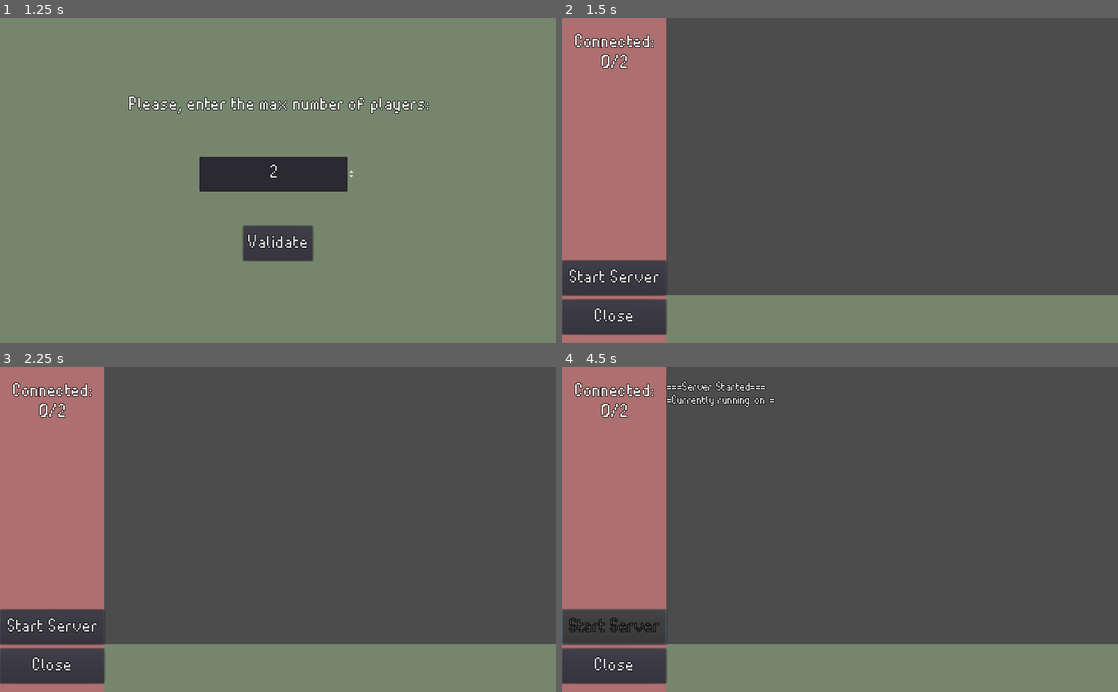
Above: before the commit, frames 1-4 (two rows, left to right).
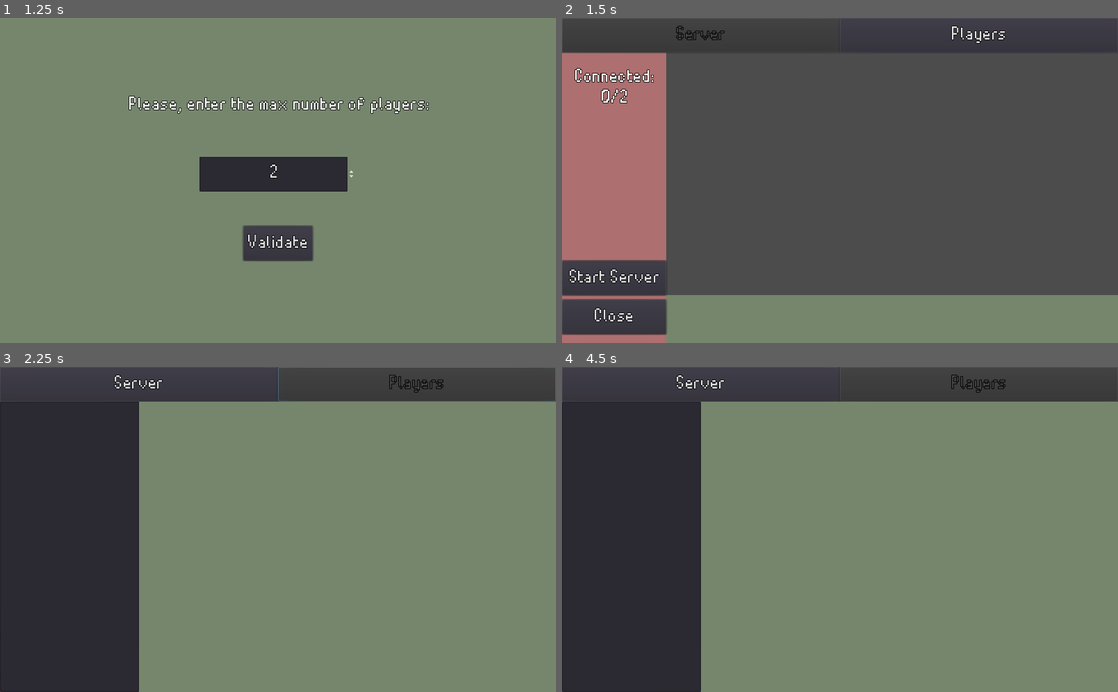
Above: after the commit, the same moments.

Repository: YoAMIOT/Boattle
Game: Godot game, scene res://scenes/Server.tscn
Two runs of this game, one before a commit and one after it. Both use one fixed random seed, a clock stepped at 60 frames per second and the inputs below.
Inputs (mouse positions are in pixels of both pictures, inside the frame that each line leads up to):
- Up to frame 1 (1.25 s): click (417, 34) at 0.5 s, where only the run after the commit has a clickable "Players"
- Up to frame 2 (1.5 s): click "Validate" at 1.25 s
- Up to frame 3 (2.25 s): click (417, 383) at 2 s, where only the run after the commit has a clickable "Players"
- Up to frame 4 (4.5 s): click (701, 383) at 2.75 s, where only the run after the commit has a clickable "Server"; click (979, 383) at 3.5 s, where only the run after the commit has a clickable "Players"; click "Start Server" at 4.25 s

Frame 1 is identical in both runs. In frame 2, 3.0% of the frame differs, in the area x 0-98%, y 0-27%; in frame 3, 77%; in frame 4, 78%, in the area x 0-100%, y 0-100%.

Commit message:
Added a players tab on server-side

Diff:
--- a/BoattleServer/scenes/Server.tscn
+++ b/BoattleServer/scenes/Server.tscn
@@ -1,6 +1,7 @@
-[gd_scene load_steps=5 format=2]
-
-[ext_resource path="res://scripts/Log.gd" type="Script" id=2]
+[gd_scene load_steps=6 format=2]
+
+[ext_resource path="res://scripts/UI/Ui.gd" type="Script" id=1]
+[ext_resource path="res://scripts/UI/Log.gd" type="Script" id=2]
 [ext_resource path="res://ressources/font/TiwipiFontSmall.tres" type="DynamicFont" id=3]
 [ext_resource path="res://scripts/Server.gd" type="Script" id=4]
 [ext_resource path="res://ressources/theme/buttonTheme.tres" type="Theme" id=5]
@@ -11,6 +12,7 @@
 [node name="Ui" type="Control" parent="."]
 anchor_right = 1.0
 anchor_bottom = 1.0
+script = ExtResource( 1 )
 __meta__ = {
 "_edit_use_anchors_": false
 }
@@ -22,7 +24,8 @@
 polygon = PoolVector2Array( 192, 546.133, 832, 546.133, 832, 640, 192, 640 )
 
 [node name="ActionBg" type="Polygon2D" parent="Ui"]
-scale = Vector2( 1, 0.9375 )
+position = Vector2( 0, 64 )
+scale = Vector2( 1, 0.8375 )
 color = Color( 0.682353, 0.439216, 0.439216, 1 )
 polygon = PoolVector2Array( 192, 0, 192, 640, 0, 640, 0, 0 )
 
@@ -71,10 +74,12 @@
 
 [node name="Log" type="RichTextLabel" parent="Ui"]
 anchor_left = 0.187
+anchor_top = 0.107
 anchor_right = 1.0
 anchor_bottom = 0.853
 margin_left = 0.511993
-margin_bottom = 0.199982
+margin_top = -0.200005
+margin_bottom = 0.200012
 custom_fonts/normal_font = ExtResource( 3 )
 bbcode_enabled = true
 scroll_following = true
@@ -84,8 +89,12 @@
 }
 
 [node name="ConnectedPeersLabel" type="Label" parent="Ui"]
-margin_right = 192.0
-margin_bottom = 128.0
+anchor_top = 0.107
+anchor_right = 0.187
+anchor_bottom = 0.32
+margin_top = -0.200005
+margin_right = 0.511993
+margin_bottom = -1.52588e-05
 theme = ExtResource( 5 )
 text = "Connected: 200/200"
 align = 1
@@ -94,6 +103,52 @@
 __meta__ = {
 "_edit_use_anchors_": false
 }
+
+[node name="ServerTabButton" type="Button" parent="Ui"]
+anchor_right = 0.5
+anchor_bottom = 0.107
+margin_bottom = -0.200005
+theme = ExtResource( 5 )
+disabled = true
+toggle_mode = true
+pressed = true
+text = "Server"
+__meta__ = {
+"_edit_use_anchors_": false
+}
+
+[node name="PlayersTabButton" type="Button" parent="Ui"]
+anchor_left = 0.5
+anchor_right = 1.0
+anchor_bottom = 0.107
+margin_bottom = -0.200005
+theme = ExtResource( 5 )
+toggle_mode = true
+text = "Players"
+__meta__ = {
+"_edit_use_anchors_": false
+}
+
+[node name="PlayersTab" type="Control" parent="Ui"]
+visible = false
+anchor_top = 0.107
+anchor_right = 1.0
+anchor_bottom = 1.0
+margin_top = -0.200005
+__meta__ = {
+"_edit_use_anchors_": false
+}
+
+[node name="Bg" type="Polygon2D" parent="Ui/PlayersTab"]
+position = Vector2( 25.6, -3118.53 )
+scale = Vector2( 1.2, 5.71021 )
+color = Color( 0.466667, 0.529412, 0.431373, 1 )
+polygon = PoolVector2Array( 192, 546.133, 832, 546.133, 832, 640, 192, 640 )
+
+[node name="PlayersList" type="ItemList" parent="Ui/PlayersTab"]
+anchor_right = 0.25
+anchor_bottom = 1.0
+theme = ExtResource( 5 )
 
 [node name="MaxPlayerMenu" type="Control" parent="Ui"]
 anchor_right = 1.0
@@ -165,5 +220,7 @@
 
 [connection signal="pressed" from="Ui/StartServer" to="." method="_on_StartServer_pressed"]
 [connection signal="pressed" from="Ui/Close" to="." method="_on_Close_pressed"]
+[connection signal="toggled" from="Ui/ServerTabButton" to="Ui" method="_on_ServerTabButton_toggled"]
+[connection signal="toggled" from="Ui/PlayersTabButton" to="Ui" method="_on_PlayersTabButton_toggled"]
 [connection signal="pressed" from="Ui/MaxPlayerMenu/ValidateButton" to="." method="_on_ValidateButton_pressed"]
 [connection signal="timeout" from="TurnCooldown" to="." method="_on_TurnCooldown_timeout"]
--- /dev/null
+++ b/BoattleServer/scripts/UI/Ui.gd
@@ -0,0 +1,15 @@
+extends Control
+
+func _on_ServerTabButton_toggled(pressed: bool) -> void:
+	if pressed:
+		get_node("ServerTabButton").disabled = true;
+		get_node("PlayersTabButton").disabled = false;
+		get_node("PlayersTabButton").pressed = false;
+		get_node("PlayersTab").visible = false;
+
+func _on_PlayersTabButton_toggled(pressed: bool) -> void:
+	if pressed:
+		get_node("PlayersTabButton").disabled = true;
+		get_node("ServerTabButton").disabled = false;
+		get_node("ServerTabButton").pressed = false;
+		get_node("PlayersTab").visible = true;
Renamed: BoattleServer/scripts/Log.gd -> BoattleServer/scripts/UI/Log.gd
